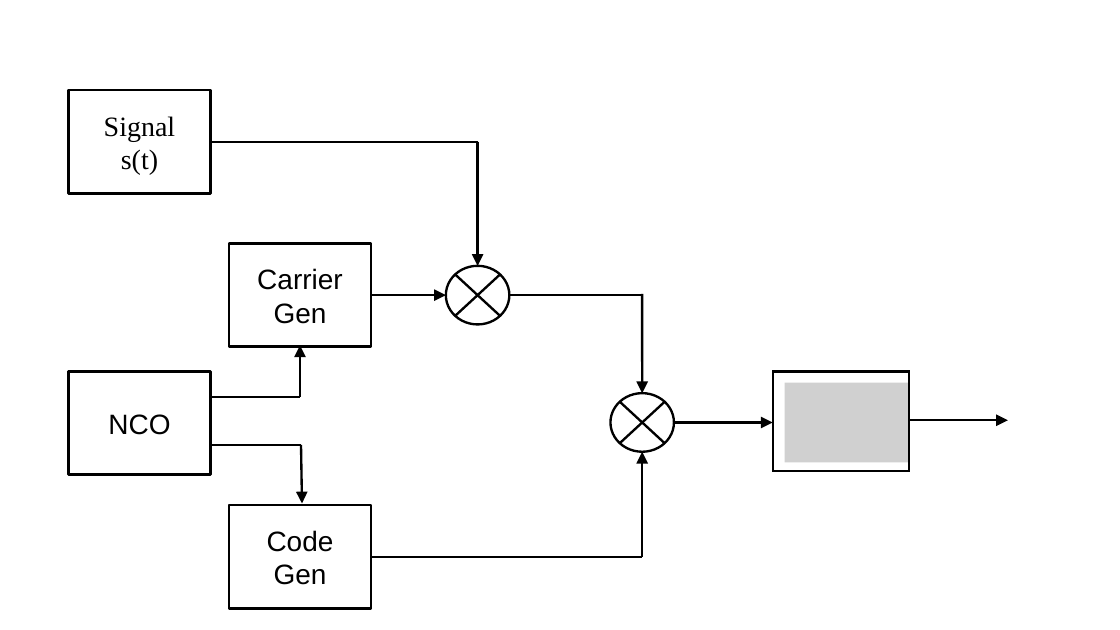
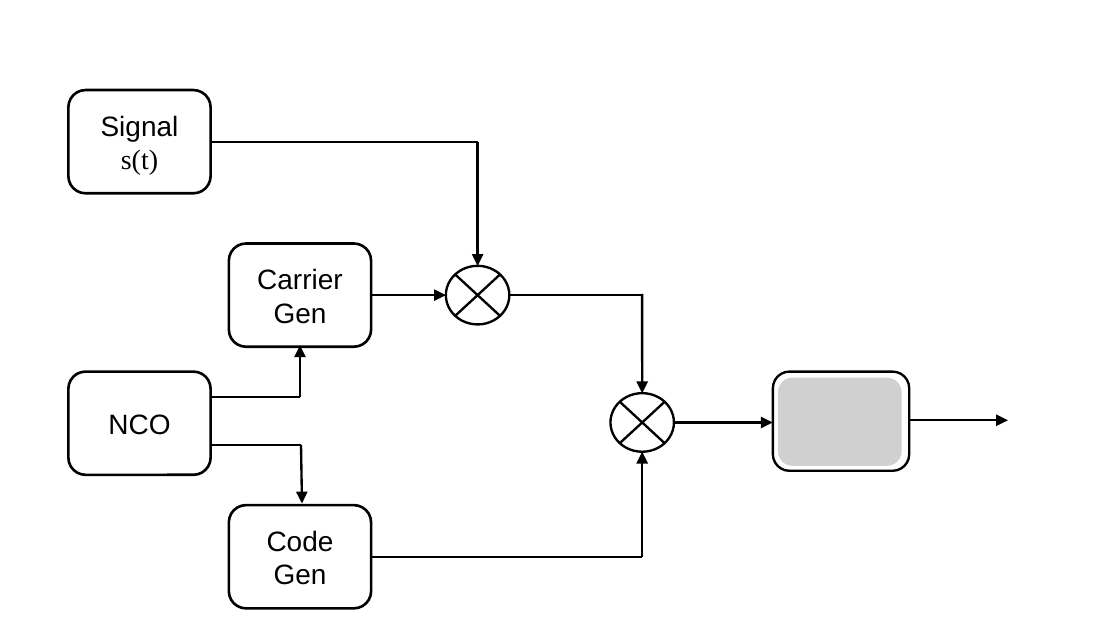
Before and after one commit to BenjiaH/MSc-Project, a slide deck: slide 2 of Final dissertation/_IMAGES/PPT2SVG/PPT2SVG.pptx (slide 1 before the commit). Drawn at 1120x630 pixels with LibreOffice and Linux fonts; fonts in the diff are those of the drawing; grey boxes stand for pictures. Boxes give left, top, right and bottom in pixels: in the first picture for what was removed or moved away, otherwise in the second. Text is boxed around its words. In the diff, an @@ line names an element or a change of style, - is before the commit and + after.

```diff
--- a/Final dissertation/_IMAGES/PPT2SVG/PPT2SVG.pptx
+++ b/Final dissertation/_IMAGES/PPT2SVG/PPT2SVG.pptx
@@ text in rounded rectangle at (101,115,179,141): font Times New Roman to Arial in "Signal" @@
@@ rectangle to rounded rectangle in 5 elements at (68,371,210,475), (68,90,210,193), (229,244,371,347), (229,505,371,608), (773,371,909,471) @@
@@ picture: place and size @@
-picture at (785,382,908,462)
+picture at (778,377,902,465)
```
Also in this commit, not shown: 1 other slide changed, 2 slides added, 7 other files.
